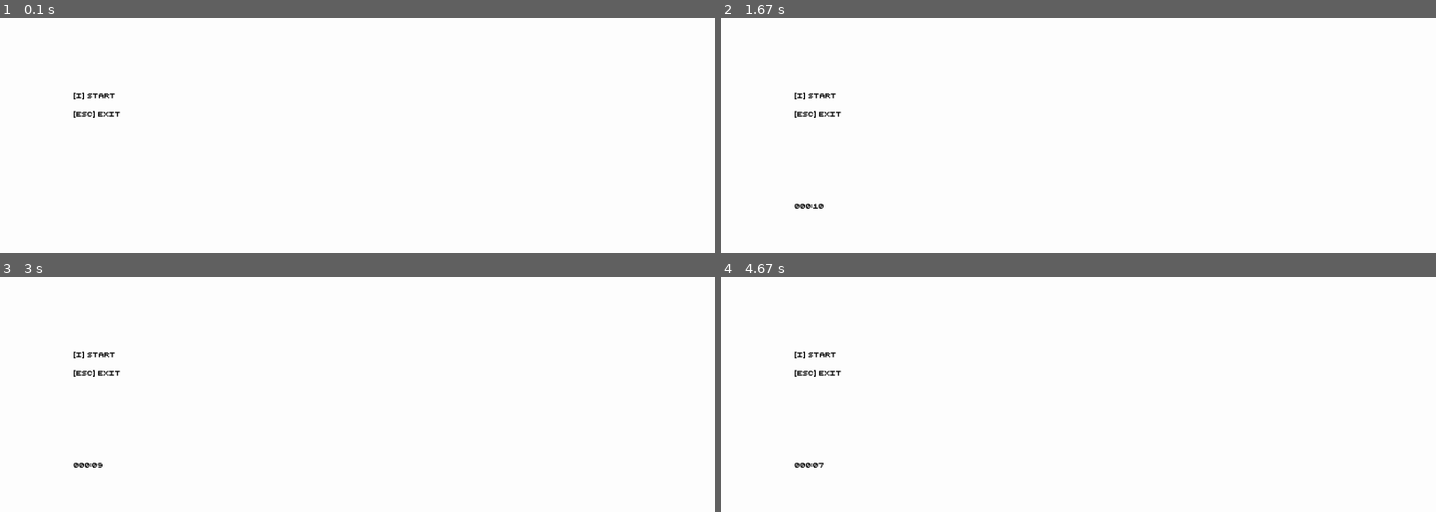
Above: before the commit, frames 1-4 (two rows, left to right).
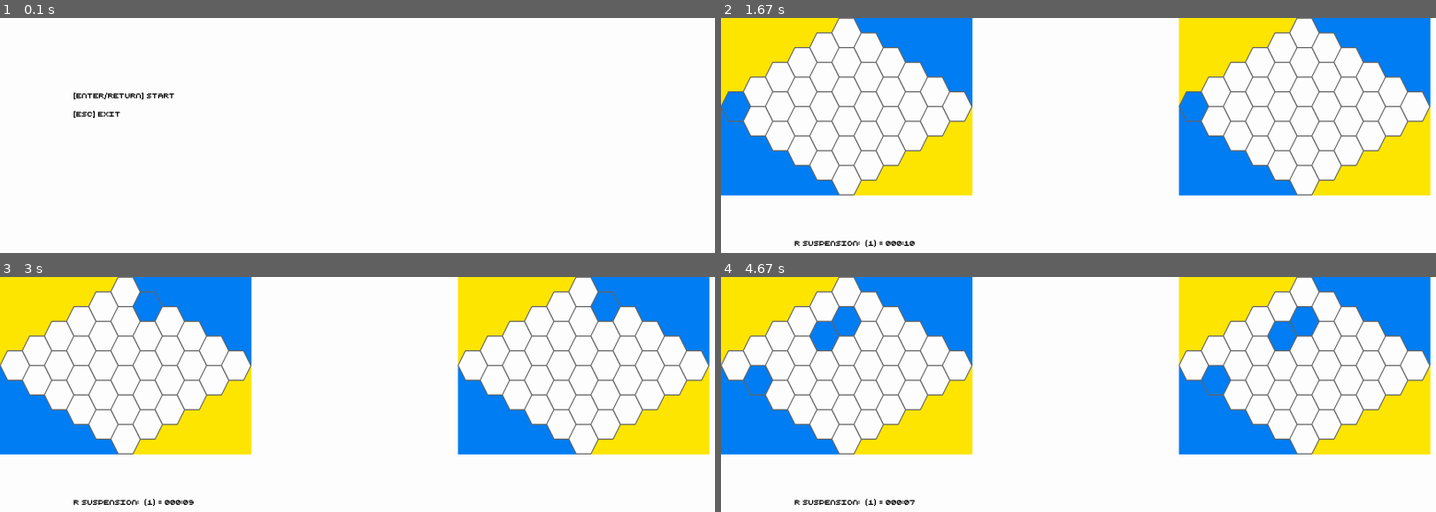
Above: after the commit, the same moments.

Repository: tamchow/PravegaHex
Game: pygame game, started from hex.py
The game is run twice, just before and just after one commit, with the same random seed, the same clock (stepped at 60 frames per second) and the same inputs.
Inputs (mouse positions are in pixels of both pictures, inside the frame that each line leads up to):
- Up to frame 1 (0.1 s): no input
- Up to frame 2 (1.67 s): hold Enter 0.33-0.8 s; hold D 0.33-0.8 s; click (735, 107) at 0.97 s; hold D from 1.23 s (still down)
- Up to frame 3 (3 s): release D at 1.7 s; click (100, 305) at 1.87 s; click (150, 305) at 2.27 s; tap Enter at 2.53 s
- Up to frame 4 (4.67 s): click (842, 291) at 3.07 s; click (821, 335) at 3.47 s; tap Enter at 3.73 s; click (756, 380) at 4.27 s

The runs differ from the first frame. In frame 1, 0.2% of the frame differs, in the area x 10-25%, y 31-35%; in frame 2, 30%; in frame 3, 30%; in frame 4, 31%, in the area x 0-100%, y 0-98%.

Commit message:
Skeleton for question framework, misc changes to input

Diff:
--- a/hex.py
+++ b/hex.py
@@ -8,13 +8,19 @@
 # constants
 RUN = True
 LONG = 40
+RECTANGLE_WIDTH_SCALE = 1.421
+SCREEN_WIDTH_SCALE = 54
+RECTANGLE_HEIGHT_SCALE = 1
+SCREEN_HEIGHT_SCALE = 3
 YELLOW = (255, 231, 0)
 BLUE = (0, 127, 245)
 WHITE = (255,255,255)
 BLACK = (0,0,0)
+BORDER_COLOR = (100,100,100)
 LEFT = 1
 RIGHT = 3
 TICK_EVENT = USEREVENT+1
+NUMBER_OF_HEXAGONS = 6
 player = random.choice((BLUE, YELLOW))
 
 def check_player(lp, rp):
@@ -51,7 +57,7 @@
 		# coordinates of centre
 		self.x = x
 		self.y = y
-		self.rendered_id = Font().render(str(id))
+		# self.rendered_id = Font().render(str(id))
 		self.rect = pygame.Rect(self.x - self.d/2 - 4, self.y - self.d, self.d + 8, self.d*2)
 
 	def draw(self):
@@ -62,8 +68,8 @@
 			  (self.x + self.d/2, self.y + self.d),
 			  (self.x - self.d/2, self.y + self.d)]
 		pygame.draw.polygon(self.display, self.color, pl)
-		pygame.draw.polygon(self.display, (100,100,100), pl, 3)
-		self.display.blit(self.rendered_id,(self.x,self.y))
+		pygame.draw.polygon(self.display, BORDER_COLOR, pl, 3)
+		# self.display.blit(self.rendered_id,(self.x,self.y))
 
 	def update(self, x, y, lp, rp):
 		c = self.rect.collidepoint(x, y)
@@ -77,24 +83,27 @@
 		self.color = player
 		self.marked = True
 
+	def unmark(self):
+		self.color = WHITE
+		self.marked = False
 
 class Table:
 
 	def __init__(self, display, number_of_hexagons, xoffset, mark_action):
 		self.display = display
 		self.number_of_hexagons = number_of_hexagons
-		self.rect_width = LONG*number_of_hexagons*1.421
-		self.rect_height = LONG*number_of_hexagons+1
+		self.rect_width = LONG*number_of_hexagons*RECTANGLE_WIDTH_SCALE
+		self.rect_height = (LONG*number_of_hexagons+1)*RECTANGLE_HEIGHT_SCALE
 		self.xoffset = 2*self.rect_width + xoffset
 		self.id_limit = 0
+		# start suspension of a player from playing once he gets a question until the question is answered correctly or the timer expires
+		self.l_player_suspend, self.r_player_suspend = False, False
 		self.mark_action = mark_action
 		self.start()
 
 	def start(self):
 		self.hexagons = {}
 		self.id = 0
-		# start suspension of a player from playing once he gets a question until the question is answered correctly or the timer expires
-		self.l_player_suspend, self.r_player_suspend = False, False
 		dx = LONG
 		dy = LONG*self.number_of_hexagons
 		# Table
@@ -175,19 +184,23 @@
 			if rl or rr:
 				if rl:
 					#print("Processing rl event")
+					self.mark_action(hl)
 					hr.color = hl.color
 					hr.marked = hl.marked
-					self.mark_action(hl)
 					won = self.solve(hl.id)
 				if rr:
 					#print("Processing rr event")
+					self.mark_action(hr)
 					hl.color = hr.color
 					hl.marked = hr.marked
-					self.mark_action(hr)
 					won = self.solve(hr.id)
 			hl.draw()
 			hr.draw()
 		return won
+
+	def suspend_player(self, l_player, r_player):
+		self.l_player_suspend = l_player
+		self.r_player_suspend = r_player
 
 	def solve(self, id):
 		seen = []
@@ -235,9 +248,11 @@
 		return False
 
 class Timer:
-	def __init__(self, duration, step, update_action, expiry_action, start_time):
+	def __init__(self, duration, step, name, id, update_action, expiry_action, start_time):
 		self.duration = duration
 		self.step = step
+		self.name = name
+		self.id = id
 		self.update_action = update_action
 		self.expiry_action = expiry_action
 		self.start_time = start_time
@@ -246,11 +261,11 @@
 		return "{:03d}:{:02d}".format(time_s//60, time_s%60)
 
 	def __str__(self):
-		return self.format_time(self.duration)
+		return "{0} ({1}) = {2}".format(self.name, self.id, self.format_time(self.duration))
 
 	def update(self, current_time):
 		if self.duration <= 0:
-			self.expiry_action()
+			self.expiry_action(self)
 			return False
 		elif (abs(current_time - self.start_time) >= self.step):
 			start_time = current_time
@@ -259,6 +274,12 @@
 			return True
 		return True
 
+class Question:
+	def __init__(self, question = None, answers = None, answer = None):
+		self.question = question
+		self.answers = answers
+		self.answer = answer
+
 class display:
 	def __init__(self):
 		pygame.init()
@@ -266,22 +287,23 @@
 		icon = pygame.image.load("dna-icon.png")
 		pygame.display.set_icon(icon)
 		self.clock = pygame.time.Clock()
-		self.number_of_hexagons = 6
+		self.number_of_hexagons = NUMBER_OF_HEXAGONS
 		# os.environ["SDL_VIDEO_CENTERED"] = "1"
-		self.width = LONG*54
-		self.height = LONG*self.number_of_hexagons*3
+		self.width = LONG*SCREEN_WIDTH_SCALE
+		self.height = LONG*self.number_of_hexagons*SCREEN_HEIGHT_SCALE
 		self.display = pygame.display.set_mode((self.width, self.height))
 		self.won = True
 		self.color = None
 		self.xoffset = 560
 		self.table = Table(self.display, self.number_of_hexagons, self.xoffset, self.mark_action)
+		self.timer_text_loc = (200, 2*self.table.rect_height+((self.height-2*self.table.rect_height)//2))
 		self.font = Font()
 		self.text_width = 0
 		self.timers = []
-		# <timer_test>
-		self.timer_text_loc = (200, 2*self.table.rect_height+((self.height-2*self.table.rect_width)//2))
-		self.add_timer(Timer(10, 1, self.handleTimerEvent, self.handleTimerExpiry, time.clock())) #for testing only
-		# </timer_test>
+		self.question_time = 120
+		self.time_delta = 1
+		self.time_wait = 50
+		self.displayed_question = None
 		self.display.fill(WHITE)
 		self.main()
 
@@ -289,6 +311,16 @@
 		self.timers.append(timer)
 		self.set_timer()
 
+	def remove_timer(self, timer = None, timer_name = None, timer_id = None):
+		if timer:
+			self.timers.remove(timer)
+		else:
+			timers_bk = self.timers.copy()
+			for timer in timers_bk:
+				if timer.name == timer_name or timer.id == timer_id:
+					timers_bk.remove(timer)
+			self.timers = timers_bk
+
 	def set_timer(self):
 		pygame.time.set_timer(TICK_EVENT, self.min_sleep()*1000)
 
@@ -296,8 +328,69 @@
 		return min([self.timers[i].step for i in range(len(self.timers))])
 
 	def mark_action(self, hexagon):
-		# do something here if a cell is marked
-		pass
+		if False: # disabled
+			# Do something with a player mark action - show a question
+			if hexagon.id > self.table.id_limit:
+				if not self.handle_r_question():
+					hexagon.unmark()
+			else:
+				if not self.handle_l_question():
+					hexagon.unmark()
+
+	def show_question(self):
+		(question, answers, answer) = self.get_question()
+		self.display_question(question, answers)
+		return answer == self.receive_answer()
+
+	def display_question(self, question, answers):
+		# TODO: display question and answers
+		self.displayed_question =  Question()# store a reference to the display so that it can be removed
+
+	def get_question(self):
+		return (None, None, None)
+
+	def receive_answer(self):
+		event = pygame.event.wait()
+		# synchronously block until some event related to the question occurs
+		return None
+
+	def remove_displayed_question(self):
+		if self.displayed_question:
+			self.displayed_question = None
+			# TODO: remove displayed question
+			pass
+
+	def handle_r_question(self):
+		self.add_timer(Timer(self.question_time, self.time_delta, "R QUESTION ", -1, self.handle_timer_event, self.default_add_r_suspend_timer, time.clock()))
+		correct_answer = self.show_question() #This should take time
+		if self.displayed_question is None:
+			return False
+		if not correct_answer:
+			self.add_r_suspend_timer(10, self.time_delta)
+		self.remove_displayed_question()
+		self.remove_timer(timer_name = "R QUESTION ")
+		#pygame.time.wait(self.time_wait)
+		return correct_answer
+
+	def handle_l_question(self):
+		self.add_timer(Timer(self.question_time, self.time_delta, "L QUESTION ", -2, self.handle_timer_event, self.default_add_l_suspend_timer, time.clock()))
+		correct_answer = self.show_question() #This should take time
+		if self.displayed_question is None:
+			return False
+		if not correct_answer:
+			self.add_r_suspend_timer(10, self.time_delta)
+		self.remove_displayed_question()
+		self.remove_timer(timer_name = "L QUESTION ")
+		#pygame.time.wait(self.time_wait)
+		return correct_answer
+
+	def default_add_r_suspend_timer(self):
+		self.remove_displayed_question()
+		self.add_r_suspend_timer(10, self.time_delta)
+
+	def default_add_l_suspend_timer(self):
+		self.remove_displayed_question()
+		self.add_l_suspend_timer(10, self.time_delta)
 
 	def min(sequence):
 		low = sequence[0]
@@ -306,24 +399,33 @@
 				low = i
 		return low
 
-	def draw_text(self, raw_text, text_loc):
+	def draw_text(self, raw_text, text_loc, offset):
 		tmp_size = self.font.font.size(raw_text)
 		if tmp_size[0] > self.text_width:
 			self.text_width = tmp_size[0]
 		size = (self.text_width, tmp_size[1])
+		loc = (text_loc[0], text_loc[1]+offset*(self.font.font.get_linesize()))
 		timer_text = self.font.render(raw_text)
-		self.display.fill(WHITE, (text_loc[0], text_loc[1], size[0], size[1]))
-		self.display.blit(timer_text, text_loc)
+		self.display.fill(WHITE, (loc[0], loc[1], size[0], size[1]))
+		self.display.blit(timer_text, loc)
 		pygame.display.update()
 
-	def handleTimerEvent(self, timer):
-		self.draw_text(str(timer), self.timer_text_loc)
-
-	def handleTimerExpiry(self):
-		self.draw_text("Timer Expired", self.timer_text_loc)
+	def handle_timer_event(self, timer):
+		self.draw_text(str(timer), self.timer_text_loc, timer.id - 1)
+
+	def handle_timer_expiry_L_player_resume(self, timer):
+		self.handle_timer_expiry(lambda: self.table.suspend_player(False, self.table.r_player_suspend), timer)
+
+	def handle_timer_expiry_R_player_resume(self, timer):
+		self.handle_timer_expiry(lambda: self.table.suspend_player(self.table.l_player_suspend, False), timer)
+
+	def handle_timer_expiry(self, action, timer):
+		action()
+		self.draw_text("Timer {0} ({1}) Expired".format(timer.name, timer.id), self.timer_text_loc, timer.id - 1)
 
 	def main(self):
 		global RUN
+		self.timer_count = 0
 		while RUN:
 			self.display.fill(WHITE, (0, 0, 4*self.table.rect_width+self.xoffset, 2*(self.table.rect_height+1)))
 			# display
@@ -339,10 +441,32 @@
 			if not self.update():
 				RUN = False
 				break
-			self.clock.tick(15)
+			self.clock.tick(10)
 		pygame.display.quit()
 		pygame.quit()
 		quit()
+
+	def add_l_suspend_timer(self, duration, step, wait = 0):
+		toadd = True
+		for timer in self.timers:
+			if timer.name == "L SUSPENSION: ":
+				toadd = False
+		if toadd:
+			self.timer_count += 1
+			self.table.suspend_player(True, self.table.r_player_suspend)
+			self.add_timer(Timer(duration, step, "L SUSPENSION: ", self.timer_count, self.handle_timer_event, self.handle_timer_expiry_L_player_resume, time.clock()))
+			#pygame.time.wait(wait)
+
+	def add_r_suspend_timer(self, duration, step, wait = 0):
+		toadd = True
+		for timer in self.timers:
+			if timer.name == "R SUSPENSION: ":
+				toadd = False
+		if toadd:
+			self.timer_count += 1
+			self.table.suspend_player(self.table.l_player_suspend, True)
+			self.add_timer(Timer(duration, step, "R SUSPENSION: ", self.timer_count, self.handle_timer_event, self.handle_timer_expiry_R_player_resume, time.clock()))
+			#pygame.time.wait(wait)
 
 	def winner(self):
 		if self.color == BLUE:
@@ -352,7 +476,7 @@
 
 		if self.color:
 			r1 = self.font.render(color + " player won!")
-		r2 = self.font.render("[i] Start")
+		r2 = self.font.render("[Enter/Return] Start")
 		r3 = self.font.render("[Esc] Exit")
 
 		if self.color:
@@ -361,19 +485,24 @@
 		self.display.blit(r3, (200,250))
 
 	def update(self):
-		pressed_key = pygame.key.get_pressed()
-		if pressed_key[pygame.K_ESCAPE]:
-			return False
-		elif pressed_key[pygame.K_i]:
-			self.won = False
-			self.table.start()
 		for event in pygame.event.get():
 			if event.type == TICK_EVENT:
 				timers_bk = self.timers.copy()
 				for timer in timers_bk:
 					if not timer.update(time.clock()):
 						timers_bk.remove(timer)
+						self.timer_count -= 1
 				self.timers = timers_bk
+			if event.type == pygame.KEYDOWN:
+				if event.key == pygame.K_ESCAPE:
+					return False
+				elif event.key == pygame.K_RETURN:
+					self.won = False
+					self.table.start()
+				if event.key == pygame.K_a:
+					self.add_l_suspend_timer(10, self.time_delta)
+				if event.key == pygame.K_d:
+					self.add_r_suspend_timer(10, self.time_delta)
 			if event.type == pygame.QUIT:
 				return False
 		return True
